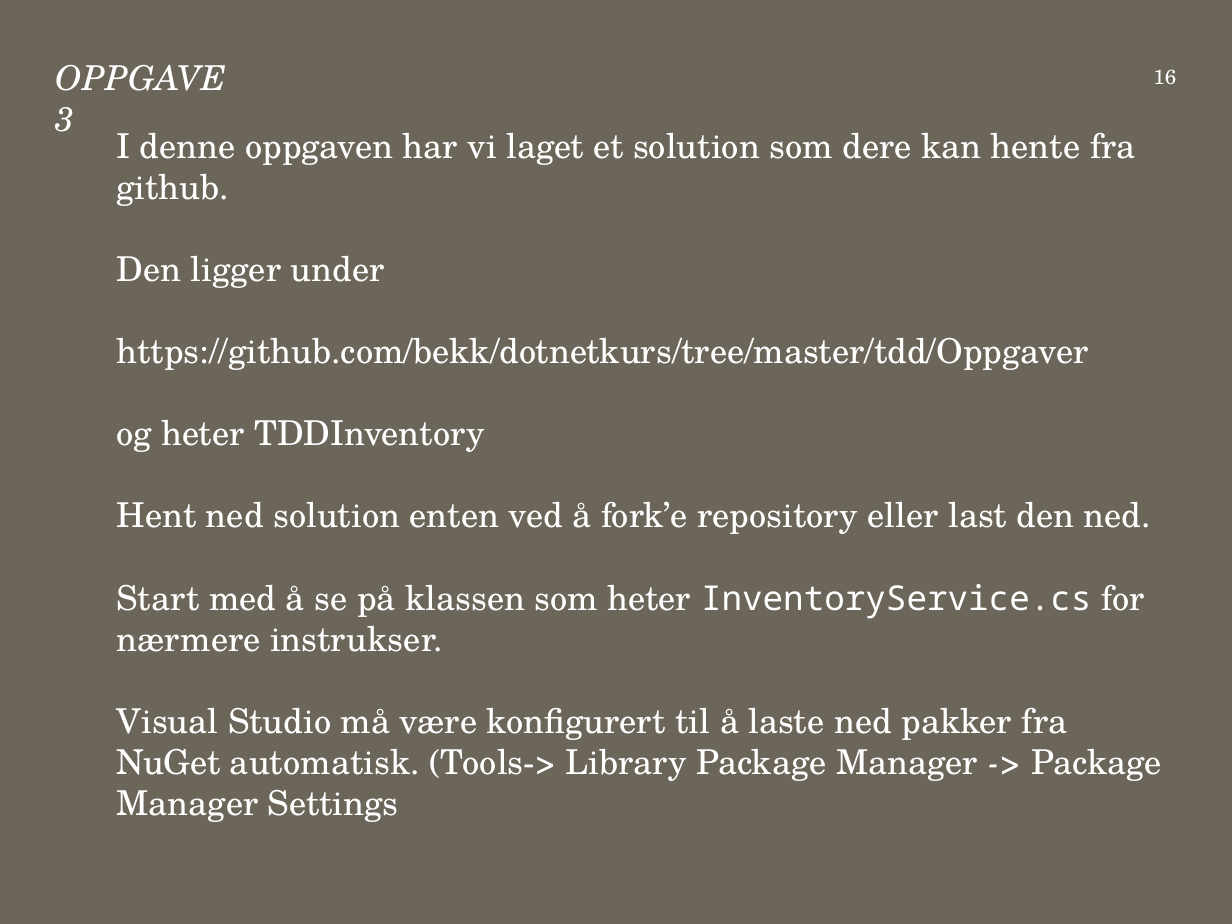
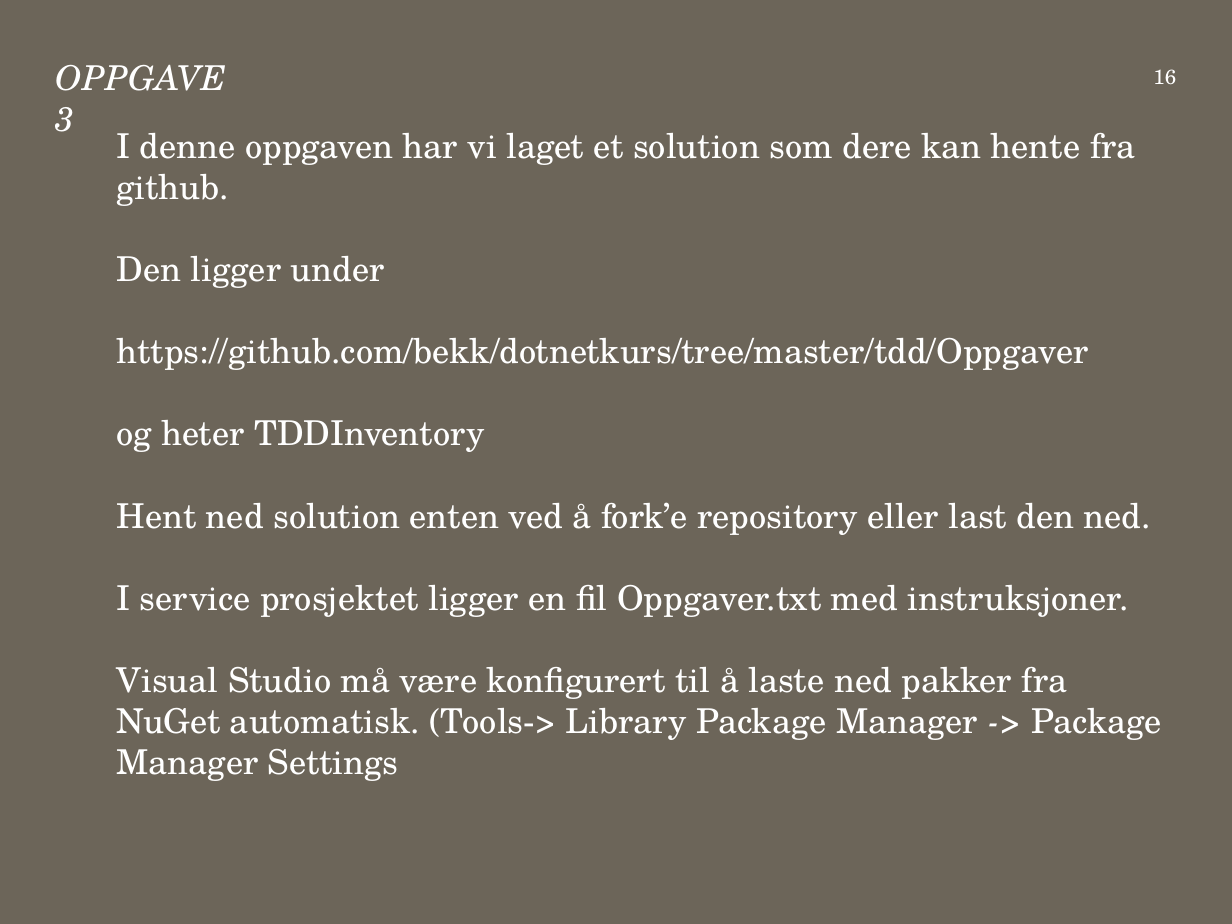
Before and after one commit to bekk/dotnetkurs, a slide deck: slide 16 of tdd/TDD.pptx. Drawn at 1232x924 pixels with LibreOffice and Linux fonts; fonts in the diff are those of the drawing. Boxes give left, top, right and bottom in pixels: in the first picture for what was removed or moved away, otherwise in the second. Text is boxed around its words. In the diff, an @@ line names an element or a change of style, - is before the commit and + after.

Commit message:
Update to slides

```diff
--- a/tdd/TDD.pptx
+++ b/tdd/TDD.pptx
@@ text at [117, 585, 1129, 617]: text changed @@
-Start med å se på klassen som heter InventoryService.cs for nærmere instrukser.
+I service prosjektet ligger en fil Oppgaver.txt med instruksjoner.
```
Also in this commit, not shown: 2 other files.
